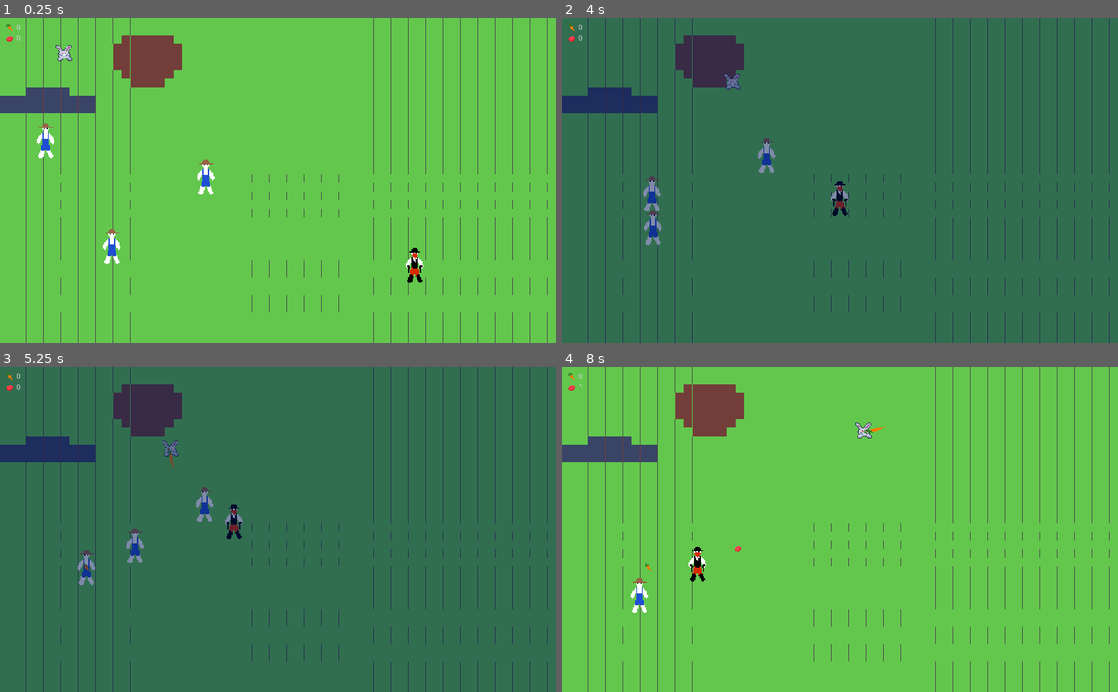
Above: before the commit, frames 1-4 (two rows, left to right).
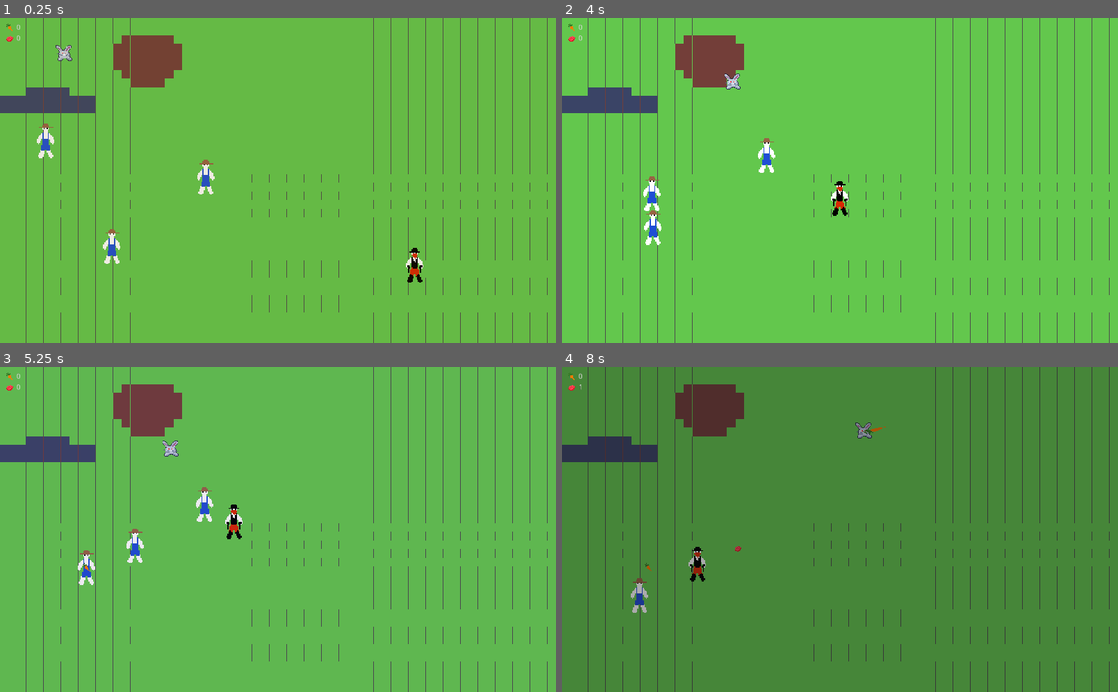
Above: after the commit, the same moments.

Repository: axerosh/rabbit-rampage
Game: Godot game, scene res://level.tscn
Same seed, same stepped clock (60 frames per second), same inputs: the game is played once before the commit and once after it.
Inputs:
- Up to frame 1 (0.25 s): no input
- Up to frame 2 (4 s): hold D (move_right) 0.53-1.28 s; hold Space (attack) 0.53-1.28 s; hold S (move_down) 1.28-2.03 s; tap Space (attack) at 1.35, 2.85 s; hold D (move_right) 2.03-2.78 s; hold Space (attack) 2.03-2.78 s; hold W (move_up) 2.78-3.53 s; hold A (move_left) from 3.53 s (still down); hold Space (attack) from 3.53 s (still down)
- Up to frame 3 (5.25 s): release Space (attack) at 4.28 s; tap Space (attack) at 4.35 s; release A (move_left) at 5.03 s; hold S (move_down) from 5.03 s (still down); hold Space (attack) from 5.03 s (still down)
- Up to frame 4 (8 s): release S (move_down) at 5.78 s; release Space (attack) at 5.78 s; hold D (move_right) 5.78-6.53 s; tap Space (attack) at 5.85, 7.35 s; hold W (move_up) 6.53-7.28 s; hold Space (attack) 6.53-7.28 s; hold D (move_right) from 7.28 s (still down)

The runs differ from the first frame. In frame 1, 0.4% of the frame differs, in the area x 6-77%, y 8-78%; in frame 2, 100%, in the area x 0-100%, y 0-100%; in frame 3, 100%; in frame 4, 98%.

Commit message:
Change day/night visualization

Diff:
--- a/autoload/day_night_manager.gd
+++ b/autoload/day_night_manager.gd
@@ -1,22 +1,8 @@
 extends Node
+
+var is_night: bool = false
 
 signal day_night_changed(is_night)
 
-const day_length: float = 4.0
-const night_length: float = 4.0
-
-var night_overlay: TextureRect = null
-var is_night: bool = false
-var time_until_next_phase: float = day_length
-
-func _process(delta: float) -> void:
-	time_until_next_phase -= delta;
-	if (time_until_next_phase <= 0.0):
-		is_night = !is_night;
-		if (night_overlay != null):
-			night_overlay.visible = is_night;
-		emit_signal("day_night_changed", is_night)
-		if (is_night):
-			time_until_next_phase = night_length
-		else:
-			time_until_next_phase = day_length
+func signal_night(is_night):
+	emit_signal("day_night_changed", is_night)
--- a/night_overlay.gd
+++ b/night_overlay.gd
@@ -1,8 +1,12 @@
 extends TextureRect
 
+export var playback_speed: float = 1
+
+func _init():
+	DayNightManager.is_night = false
+
 func _ready() -> void:
-	visible = DayNightManager.is_night
-	DayNightManager.night_overlay = self
+	$AnimationPlayer.play("TimeOverlay", -1, playback_speed)
 
-func _exit_tree():
-	DayNightManager.night_overlay = null
+func _set_night(night: bool):
+	DayNightManager.signal_night(night)
--- a/project.godot
+++ b/project.godot
@@ -19,7 +19,7 @@
 "language": "GDScript",
 "path": "res://collectables/carrot.gd"
 }, {
-"base": "Human",
+"base": "KinematicBody2D",
 "class": "Farmer",
 "language": "GDScript",
 "path": "res://humans/farmer.gd"
--- a/rabbit/Rabbit.tscn
+++ b/rabbit/Rabbit.tscn
@@ -25,6 +25,40 @@
 
 [sub_resource type="RectangleShape2D" id=2]
 extents = Vector2( 10.5, 10 )
+
+[sub_resource type="Animation" id=5]
+resource_name = "TimeOverlay"
+length = 10.0
+loop = true
+tracks/0/type = "value"
+tracks/0/path = NodePath(".:modulate")
+tracks/0/interp = 1
+tracks/0/loop_wrap = true
+tracks/0/imported = false
+tracks/0/enabled = true
+tracks/0/keys = {
+"times": PoolRealArray( 0, 1, 4.5, 5.5, 6.5, 9.5 ),
+"transitions": PoolRealArray( 1, 1, 1, 1, 1, 1 ),
+"update": 0,
+"values": [ Color( 0.454902, 0.333333, 0.054902, 0.313726 ), Color( 0.533333, 0.270588, 0.0117647, 0 ), Color( 0.32549, 0.156863, 0.65098, 0 ), Color( 0.184314, 0.0901961, 0.368627, 0.235294 ), Color( 0.0705882, 0.0588235, 0.0784314, 0.705882 ), Color( 0.0705882, 0.0588235, 0.0784314, 0.705882 ) ]
+}
+tracks/1/type = "method"
+tracks/1/path = NodePath(".")
+tracks/1/interp = 1
+tracks/1/loop_wrap = true
+tracks/1/imported = false
+tracks/1/enabled = true
+tracks/1/keys = {
+"times": PoolRealArray( 0, 6.2 ),
+"transitions": PoolRealArray( 1, 1 ),
+"values": [ {
+"args": [ false ],
+"method": "_set_night"
+}, {
+"args": [ true ],
+"method": "_set_night"
+} ]
+}
 
 [sub_resource type="CircleShape2D" id=3]
 
@@ -57,7 +91,7 @@
 [node name="CanvasLayer" type="CanvasLayer" parent="Camera2D"]
 
 [node name="NightOverlay" type="TextureRect" parent="Camera2D/CanvasLayer"]
-visible = false
+modulate = Color( 0.0705882, 0.0588235, 0.0784314, 0.705882 )
 margin_right = 1024.0
 margin_bottom = 600.0
 texture = ExtResource( 5 )
@@ -66,6 +100,9 @@
 __meta__ = {
 "_edit_use_anchors_": false
 }
+
+[node name="AnimationPlayer" type="AnimationPlayer" parent="Camera2D/CanvasLayer/NightOverlay"]
+anims/TimeOverlay = SubResource( 5 )
 
 [node name="GUI" parent="Camera2D/CanvasLayer" instance=ExtResource( 4 )]
 
Binary file changed: images/night_overlay.png
Not shown: 1 places in rabbit/Rabbit.tscn that only renumber resources
